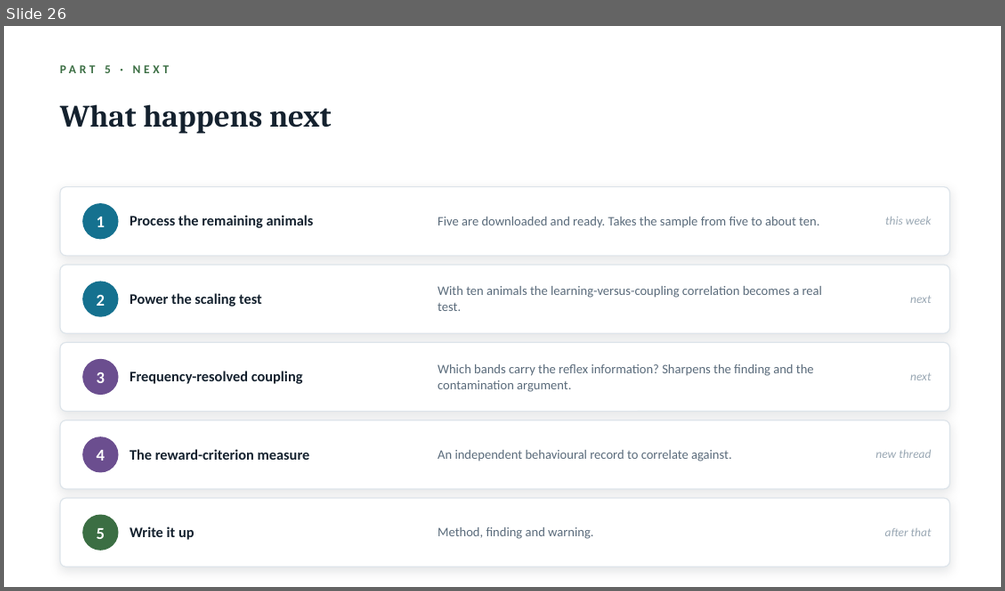
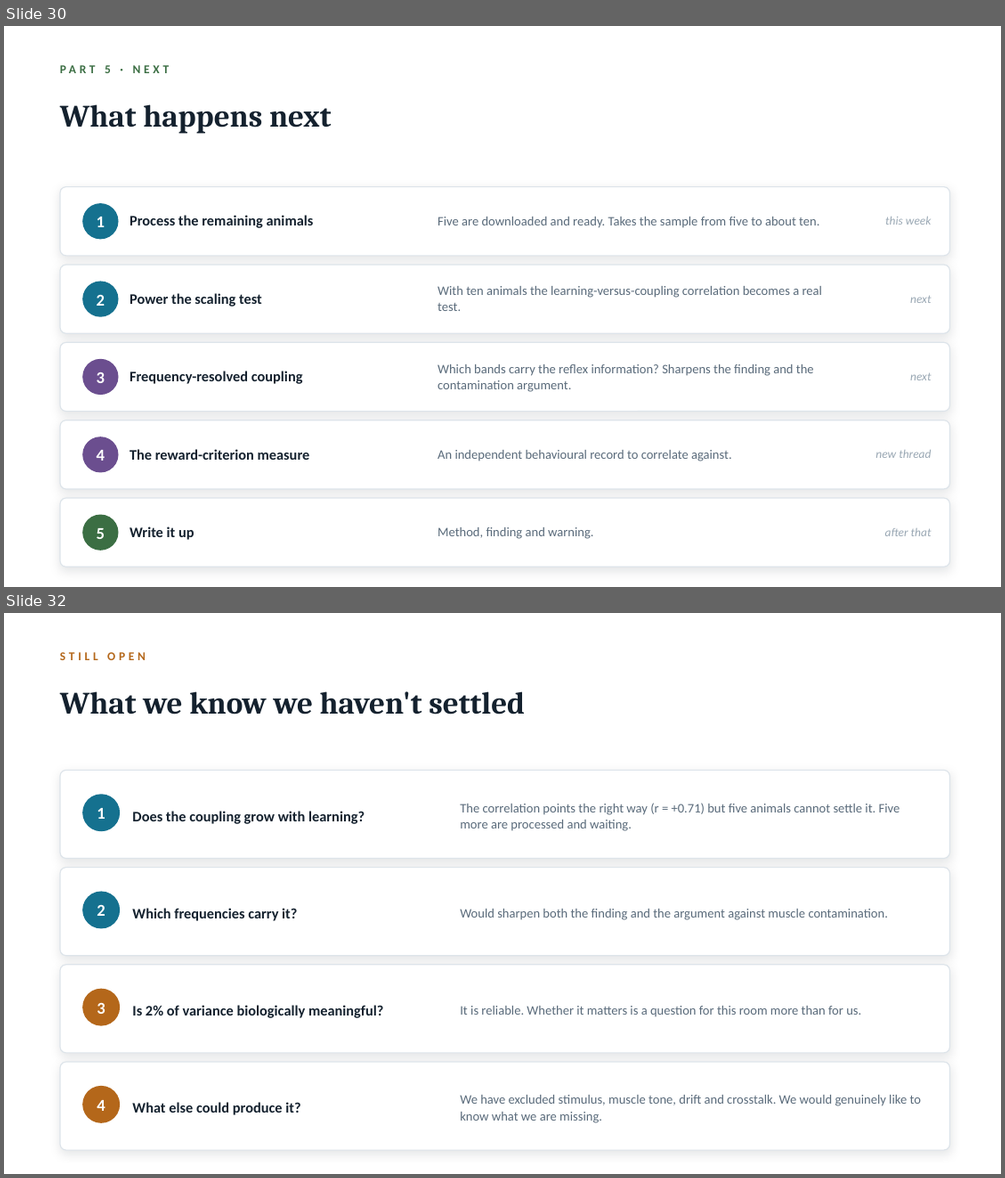
Before and after one commit to switchrao777/hroc-ncan, a slide deck: slides/HROC_Team_Presentation.pptx. Shown one above the other, each under a label of ours: slide 26 before the commit, slides 30 and 32 after it; the slides between them are not shown. The pictures are 1005x591 and 1005x1178 pixels, drawn with LibreOffice and Linux fonts; fonts in the diff are those of the drawing. Boxes give left, top, right and bottom in pixels: in the first picture for what was removed or moved away, otherwise in the second. Text is boxed around its words. In the diff, an @@ line names an element or a change of style, - is before the commit and + after.

Commit message:
Rework the group talk as a finished presentation
Ends on conclusions rather than by putting questions to the audience: a summary
of what can be claimed, a separate slide on what remains unsettled, a resources
slide with the project page and repository, and a closing acknowledgement.

Adds four data-driven visuals: the archive decoded correctly and incorrectly
side by side from the same 8,000 trials, the animal roster with trial counts and
outcomes, a three-panel summary of behaviour, prediction score and windows
beating their shuffle, and a project timeline.

```diff
--- a/slides/HROC_Team_Presentation.pptx
+++ b/slides/HROC_Team_Presentation.pptx
@@ slide 32 added at (4, 613, 1001, 1174), background #FFFFFF @@
@@ text added at (60, 652, 146, 660), 11.5 pt, text #B4671A, bold @@
+STILL OPEN
@@ text added at (60, 691, 525, 714), 30 pt, text #14212E, bold @@
+What we know we haven't settled
@@ rounded rectangle added at (60, 770, 950, 859), fill #FFFFFF, outline #DDE4EA 1 pt @@
@@ ellipse added at (82, 794, 120, 831), fill #15718F @@
@@ text added at (97, 808, 105, 819), 16 pt, text #FFFFFF, bold @@
+1
@@ text added at (132, 811, 364, 824), 14 pt, text #14212E, bold @@
+Does the coupling grow with learning?
@@ text added at (460, 803, 900, 831), 12.5 pt, text #5A6B7B @@
+The correlation points the right way (r = +0.71) but five animals cannot settle it. Five more are processed and waiting.
@@ rounded rectangle added at (60, 868, 950, 956), fill #FFFFFF, outline #DDE4EA 1 pt @@
@@ ellipse added at (82, 892, 120, 929), fill #15718F @@
@@ text added at (97, 905, 105, 916), 16 pt, text #FFFFFF, bold @@
+2
@@ text added at (132, 908, 297, 921), 14 pt, text #14212E, bold @@
+Which frequencies carry it?
@@ text added at (460, 908, 888, 920), 12.5 pt, text #5A6B7B @@
+Would sharpen both the finding and the argument against muscle contamination.
@@ rounded rectangle added at (60, 965, 950, 1053), fill #FFFFFF, outline #DDE4EA 1 pt @@
@@ ellipse added at (82, 989, 120, 1026), fill #B4671A @@
@@ text added at (97, 1003, 105, 1013), 16 pt, text #FFFFFF, bold @@
+3
@@ text added at (132, 1005, 383, 1018), 14 pt, text #14212E, bold @@
+Is 2% of variance biologically meaningful?
@@ text added at (460, 1005, 861, 1016), 12.5 pt, text #5A6B7B @@
+It is reliable. Whether it matters is a question for this room more than for us.
@@ rounded rectangle added at (60, 1062, 950, 1150), fill #FFFFFF, outline #DDE4EA 1 pt @@
@@ ellipse added at (82, 1086, 120, 1123), fill #B4671A @@
@@ text added at (97, 1100, 105, 1111), 16 pt, text #FFFFFF, bold @@
+4
@@ text added at (132, 1102, 300, 1115), 14 pt, text #14212E, bold @@
+What else could produce it?
@@ text added at (460, 1094, 921, 1123), 12.5 pt, text #5A6B7B @@
+We have excluded stimulus, muscle tone, drift and crosstalk. We would genuinely like to know what we are missing.
@@ what was slide 26 is now slide 30 @@
```
Also in this commit, not shown: 7 other slides added, 1 slide removed, 5 other files.
